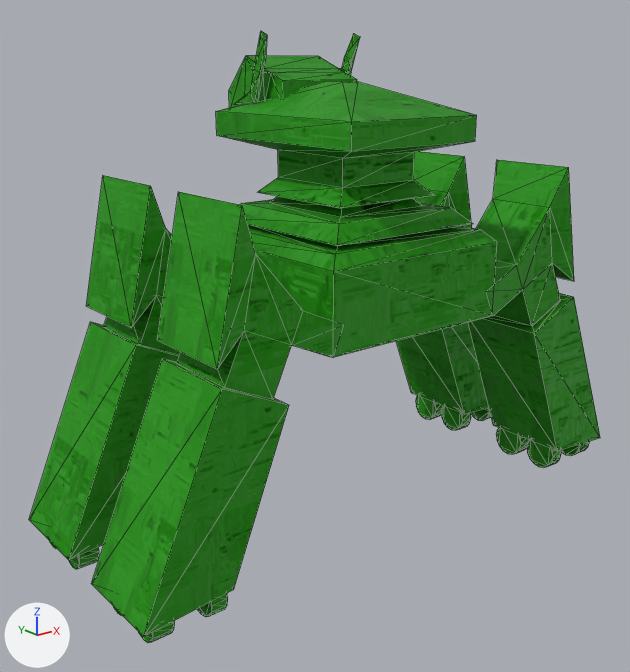
One commit to the glTF model 制作delta/Asset/Models/4LegMT/5LegMT.gltf: the scene before it, then after it.
Rendered twice from a 50 mm lens placed at (-12.03, -15.45, 9.57), pointed at (-0.69, -1.27, 3.9). Arrows for +X, +Y and +Z are at lower left; the lights stay in place. The picture after the commit comes second. Mesh edges are drawn as thin lines.

Names of what the first picture shows: 'Body'.
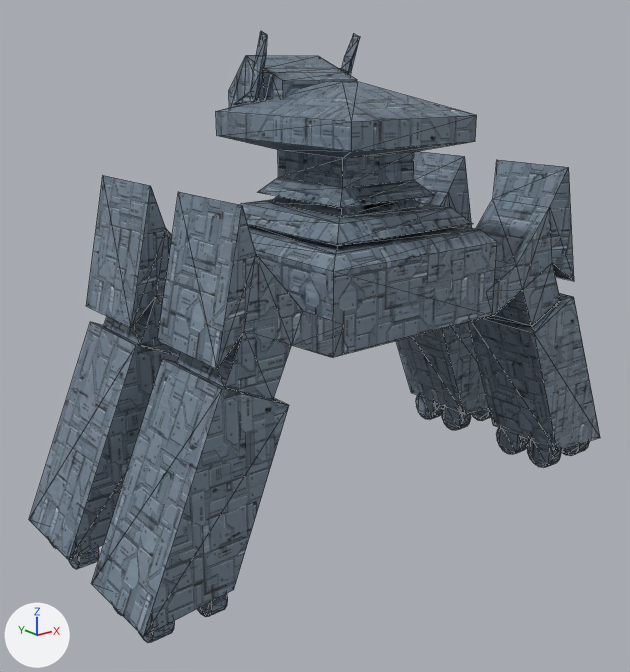
Changed parts and their boxes [x1, y1, x2, y2] in the pictures (630 x 672 px):
```json
{"object": "Body", "change": "surface changed", "before": [29, 31, 600, 643], "after": [29, 31, 600, 643], "on screen": "green to blue"}
```

Edits to the scene script, one JSON object a line:
```json
{"op": "add", "block": "img_arm", "code": ["img_arm = load_image('arm', 'arm.png', 640, 618, 'sRGB')"]}
{"block": "mat_マテリアル", "change": "nodes: BsdfPrincipled, Math, NormalMap, OutputMaterial, SeparateColor, TexImage x2"}
{"block": "mat_マテリアル", "change": "colours: green #229800"}
{"block": "mat_マテリアル", "change": "uses the picture img_mecha"}
{"block": "mat_マテリアル", "change": "nodes: BsdfPrincipled, NormalMap, OutputMaterial, TexImage x2"}
{"block": "mat_マテリアル", "change": "uses the picture img_arm"}
```
